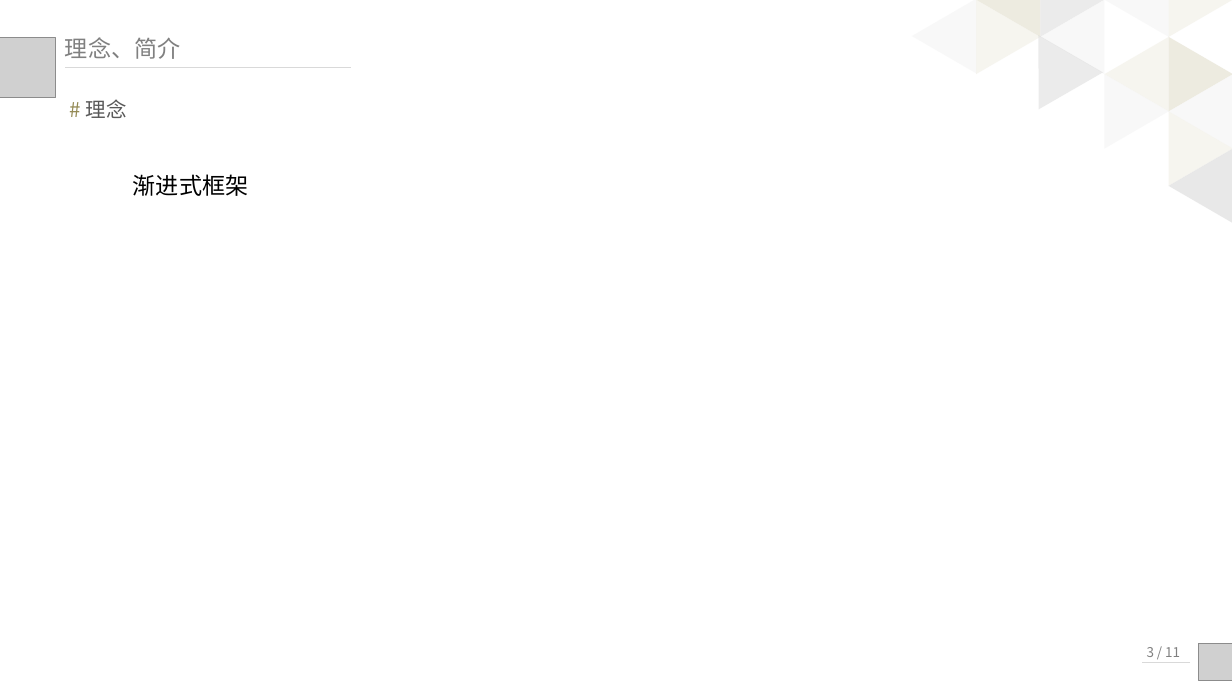
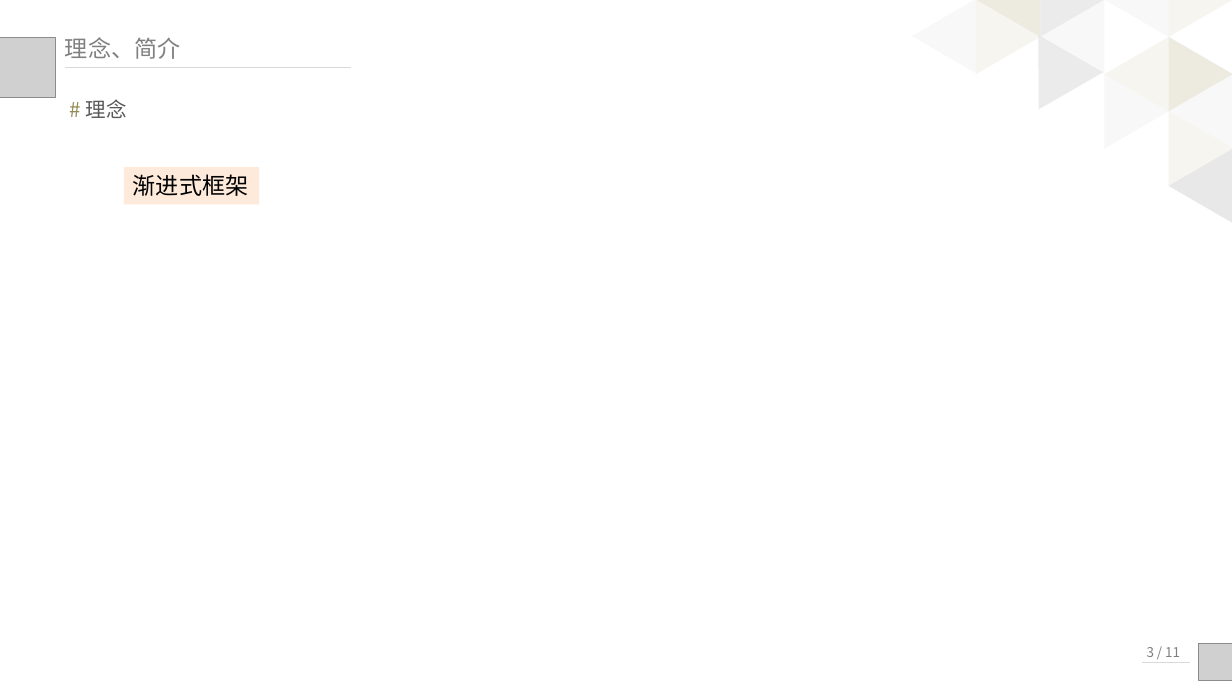
Before and after one commit to kaisajiang/Vue-Classroom, a slide deck: slide 27 of class1/Web前端框架介绍0.pptx. Drawn at 1232x693 pixels with LibreOffice and Linux fonts; fonts in the diff are those of the drawing; grey boxes stand for pictures. Boxes give left, top, right and bottom in pixels: in the first picture for what was removed or moved away, otherwise in the second. Text is boxed around its words. In the diff, an @@ line names an element or a change of style, - is before the commit and + after.

```diff
--- a/class1/Web前端框架介绍0.pptx
+++ b/class1/Web前端框架介绍0.pptx
@@ rectangle "渐进式框架": place and size @@
-rectangle "渐进式框架" at [133,174,248,196]
+rectangle "渐进式框架" at [124,167,259,204]
@@ rectangle "渐进式框架" at [124,167,259,204]: font Calibri to Roboto; fill none to #FDEADA @@
```
Also in this commit, not shown: 36 other slides changed, 2 other files.
